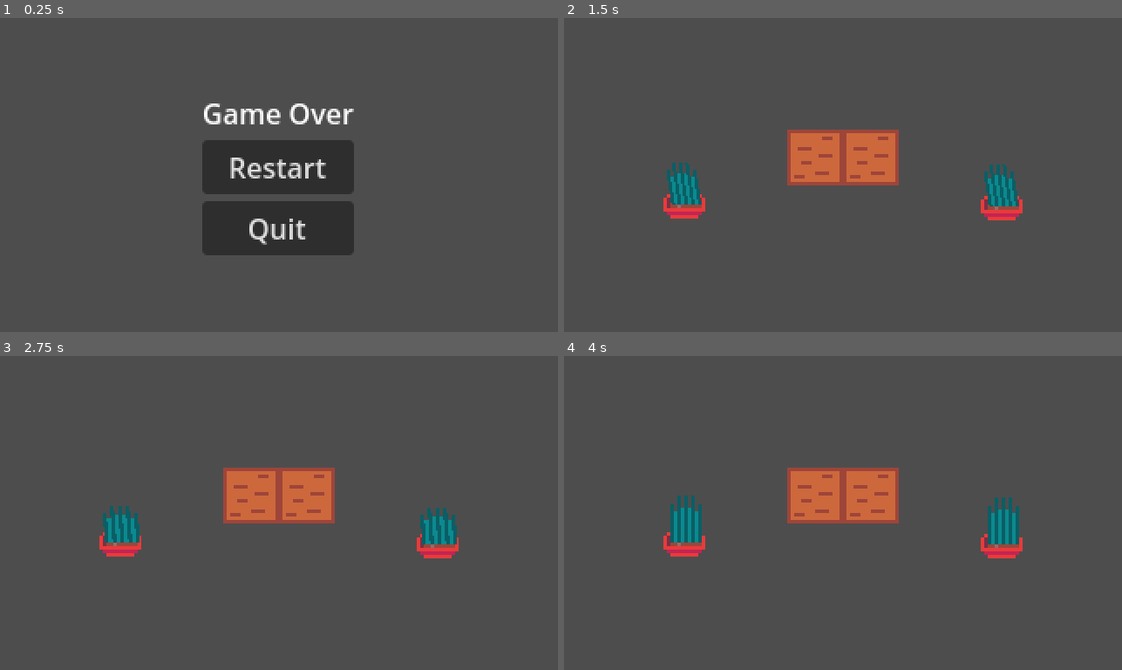
Above: before the commit, frames 1-4 (two rows, left to right).
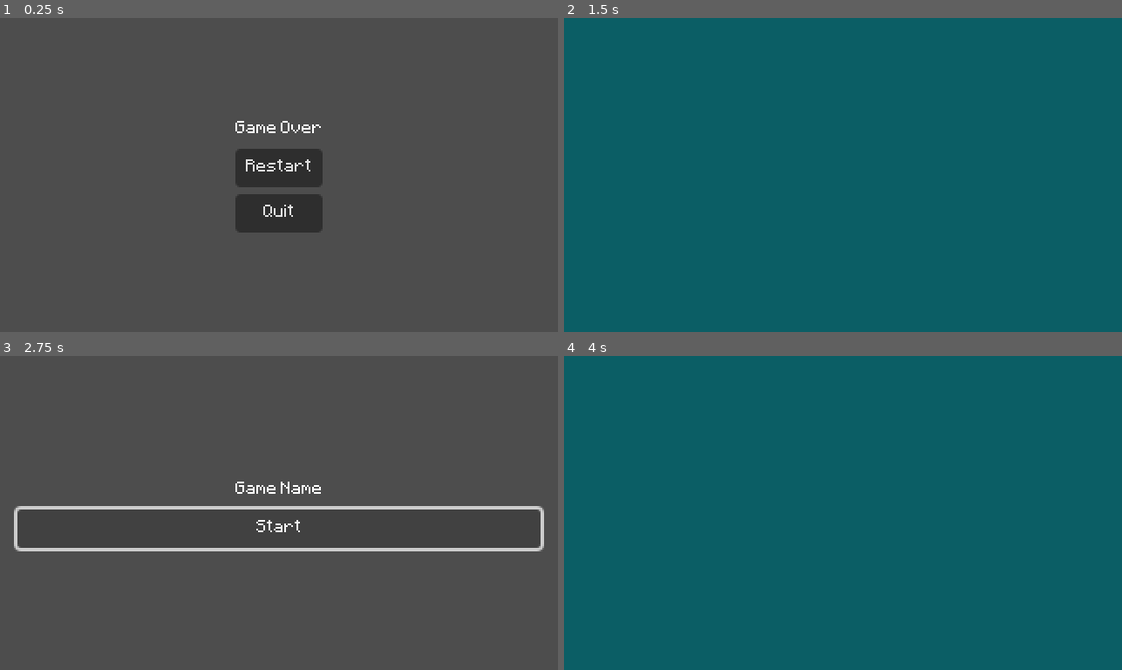
Above: after the commit, the same moments.

Repository: chybby/ldjam54
Game: Godot game, scene res://menus/game_over/game_over_screen.tscn
The game is run twice, just before and just after one commit, with the same random seed, the same clock (stepped at 60 frames per second) and the same inputs. This scene is started directly instead of the project's main scene.
Inputs (mouse positions are in pixels of both pictures, inside the frame that each line leads up to):
- Up to frame 1 (0.25 s): no input
- Up to frame 2 (1.5 s): click "Restart" at 0.5 s; click (843, 190) at 1.25 s, where only the run before the commit has a clickable "Start"
- Up to frame 3 (2.75 s): click (279, 528) at 2 s, where only the run after the commit has a clickable "Start"
- Up to frame 4 (4 s): click (843, 528) at 2.75 s, where only the run after the commit has a clickable "Start"; click (843, 528) at 3.5 s, where only the run after the commit has a clickable "Start"

The runs differ from the first frame. In frame 1, 8.0% of the frame differs, in the area x 36-64%, y 27-76%; in frame 2, 99%, in the area x 0-100%, y 0-100%; in frame 3, 7.3%; in frame 4, 99%.

Commit message:
Screen transition.

Diff:
--- a/scenes/game_events.tscn
+++ b/auto_load/game_events/game_events.tscn
@@ -1,6 +1,7 @@
 [gd_scene load_steps=2 format=3 uid="uid://dal6oa1iksem4"]
 
-[ext_resource type="Script" path="res://auto_load/game_events.gd" id="1_yoqtu"]
+[ext_resource type="Script" path="res://auto_load/game_events/game_events.gd" id="1_yoqtu"]
+
 
 [node name="GameEvents" type="Node"]
 script = ExtResource("1_yoqtu")
--- /dev/null
+++ b/auto_load/screen_transition/screen_transition.gd
@@ -0,0 +1,19 @@
+extends CanvasLayer
+
+signal transitioned_halfway
+
+@onready var animation_player: AnimationPlayer = %AnimationPlayer
+
+
+func emit_halfway() -> void:
+    transitioned_halfway.emit()
+
+
+func transition_to_scene(scene_file: String) -> void:
+    transition()
+    await transitioned_halfway
+    get_tree().change_scene_to_file(scene_file)
+
+
+func transition() -> void:
+    animation_player.play("default")
--- /dev/null
+++ b/auto_load/screen_transition/screen_transition.gdshader
@@ -0,0 +1,57 @@
+shader_type canvas_item;
+
+uniform float transition_progress: hint_range(0.0, 1.0);
+uniform vec4 transition_color: source_color;
+
+void fragment() {
+//    float checkerboard_zoom = 0.15;
+//    // Wow.
+//    if (transition_progress < 0.25) {
+//        if ((mod(UV.x, checkerboard_zoom) > transition_progress * checkerboard_zoom * 2.0) == (mod(UV.y, checkerboard_zoom) > transition_progress * checkerboard_zoom * 2.0)) {
+//            COLOR.a = 0.0;
+//        } else {
+//            COLOR = transition_color;
+//        }
+//    } else if (transition_progress < 0.5) {
+//        if ((mod(UV.x + checkerboard_zoom / 2.0, checkerboard_zoom) > transition_progress * checkerboard_zoom * 2.0) != (mod(UV.y, checkerboard_zoom) > transition_progress * checkerboard_zoom * 2.0)) {
+//            COLOR.a = 0.0;
+//        } else {
+//            COLOR = transition_color;
+//        }
+//    } else if (transition_progress < 0.75) {
+//        if ((mod(UV.x, checkerboard_zoom) > (transition_progress - 0.5) * checkerboard_zoom * 2.0) != (mod(UV.y, checkerboard_zoom) > (transition_progress - 0.5) * checkerboard_zoom * 2.0)) {
+//            COLOR.a = 0.0;
+//        } else {
+//            COLOR = transition_color;
+//        }
+//    } else {
+//        if ((mod(UV.x + checkerboard_zoom / 2.0, checkerboard_zoom) > (transition_progress - 0.5) * checkerboard_zoom * 2.0) == (mod(UV.y, checkerboard_zoom) > (transition_progress - 0.5) * checkerboard_zoom * 2.0)) {
+//            COLOR.a = 0.0;
+//        } else {
+//            COLOR = transition_color;
+//        }
+//    }
+
+    float circle_density = 10.0;
+
+    vec2 resolution = 1.0 / SCREEN_PIXEL_SIZE;
+
+    vec2 uv = FRAGCOORD.xy - resolution * 0.5;
+    uv /= resolution.x;
+
+    uv = mod(uv * circle_density, 1.0) - vec2(0.5, 0.5);
+
+    if (transition_progress < 0.5) {
+        if (length(uv) + 0.5 * UV.x + 0.5 * UV.y < transition_progress * 4.0) {
+            COLOR = transition_color;
+        } else {
+            COLOR.a = 0.0;
+        }
+    } else {
+        if (length(uv) + 0.5 * UV.x + 0.5 * UV.y < (transition_progress - 0.5) * 4.0) {
+            COLOR.a = 0.0;
+        } else {
+            COLOR = transition_color;
+        }
+    }
+}
--- /dev/null
+++ b/auto_load/screen_transition/screen_transition.tscn
@@ -0,0 +1,77 @@
+[gd_scene load_steps=7 format=3 uid="uid://csbpvx3615gdw"]
+
+[ext_resource type="Script" path="res://auto_load/screen_transition/screen_transition.gd" id="1_xkv3j"]
+[ext_resource type="Shader" path="res://auto_load/screen_transition/screen_transition.gdshader" id="2_jk6lr"]
+
+[sub_resource type="Animation" id="Animation_xn10c"]
+length = 0.001
+tracks/0/type = "bezier"
+tracks/0/imported = false
+tracks/0/enabled = true
+tracks/0/path = NodePath("ColorRect:material:shader_parameter/transition_progress")
+tracks/0/interp = 1
+tracks/0/loop_wrap = true
+tracks/0/keys = {
+"handle_modes": PackedInt32Array(0),
+"points": PackedFloat32Array(0, -0.25, 0, 0.25, 0),
+"times": PackedFloat32Array(0)
+}
+
+[sub_resource type="Animation" id="Animation_y5e1j"]
+resource_name = "default"
+length = 2.0
+tracks/0/type = "bezier"
+tracks/0/imported = false
+tracks/0/enabled = true
+tracks/0/path = NodePath("ColorRect:material:shader_parameter/transition_progress")
+tracks/0/interp = 1
+tracks/0/loop_wrap = true
+tracks/0/keys = {
+"handle_modes": PackedInt32Array(2, 2, 2, 2),
+"points": PackedFloat32Array(0, 0, 0, 0.3, 0, 0.5, -0.3, 0, 0.0666667, 0, 0.5, -0.0666667, 0, 0.3, 0, 1, -0.3, 0, 0, 0),
+"times": PackedFloat32Array(0, 0.9, 1.1, 2)
+}
+tracks/1/type = "method"
+tracks/1/imported = false
+tracks/1/enabled = true
+tracks/1/path = NodePath(".")
+tracks/1/interp = 1
+tracks/1/loop_wrap = true
+tracks/1/keys = {
+"times": PackedFloat32Array(0.9),
+"transitions": PackedFloat32Array(1),
+"values": [{
+"args": [],
+"method": &"emit_halfway"
+}]
+}
+
+[sub_resource type="AnimationLibrary" id="AnimationLibrary_d2vhy"]
+_data = {
+"RESET": SubResource("Animation_xn10c"),
+"default": SubResource("Animation_y5e1j")
+}
+
+[sub_resource type="ShaderMaterial" id="ShaderMaterial_po51b"]
+shader = ExtResource("2_jk6lr")
+shader_parameter/transition_progress = 0.0
+shader_parameter/transition_color = Color(0.0429688, 0.367188, 0.394531, 1)
+
+[node name="ScreenTransition" type="CanvasLayer"]
+layer = 10
+script = ExtResource("1_xkv3j")
+
+[node name="AnimationPlayer" type="AnimationPlayer" parent="."]
+unique_name_in_owner = true
+libraries = {
+"": SubResource("AnimationLibrary_d2vhy")
+}
+
+[node name="ColorRect" type="ColorRect" parent="."]
+material = SubResource("ShaderMaterial_po51b")
+anchors_preset = 15
+anchor_right = 1.0
+anchor_bottom = 1.0
+grow_horizontal = 2
+grow_vertical = 2
+mouse_filter = 2
--- a/main/main.gd
+++ b/main/main.gd
@@ -21,8 +21,10 @@
 
 
 func on_end_game() -> void:
-    get_tree().change_scene_to_file("res://menus/game_over/game_over_screen.tscn")
+    ScreenTransition.transition_to_scene("res://menus/game_over/game_over_screen.tscn")
 
 
 func on_load_next_level(level_scene: PackedScene) -> void:
+    ScreenTransition.transition()
+    await ScreenTransition.transitioned_halfway
     load_level(level_scene)
--- a/menus/game_over/game_over_screen.gd
+++ b/menus/game_over/game_over_screen.gd
@@ -10,8 +10,10 @@
 
 
 func on_restart_button_pressed() -> void:
-    get_tree().change_scene_to_file("res://menus/main_menu/main_menu_screen.tscn")
+    ScreenTransition.transition_to_scene("res://menus/main_menu/main_menu_screen.tscn")
 
 
 func on_quit_button_pressed() -> void:
+    ScreenTransition.transition()
+    await ScreenTransition.transitioned_halfway
     get_tree().quit()
--- a/menus/main_menu/main_menu_screen.gd
+++ b/menus/main_menu/main_menu_screen.gd
@@ -8,4 +8,4 @@
 
 
 func on_start_button_pressed() -> void:
-    get_tree().change_scene_to_file("res://main/main.tscn")
+    ScreenTransition.transition_to_scene("res://main/main.tscn")
--- a/project.godot
+++ b/project.godot
@@ -18,7 +18,8 @@
 
 [autoload]
 
-GameEvents="*res://scenes/game_events.tscn"
+GameEvents="*res://auto_load/game_events/game_events.tscn"
+ScreenTransition="*res://auto_load/screen_transition/screen_transition.tscn"
 
 [display]
 
@@ -30,6 +31,9 @@
 
 [gui]
 
+theme/custom="res://theme.tres"
+theme/custom_font="res://Minecraftia-Regular.ttf"
+theme/default_font_antialiasing=0
 common/drop_mouse_on_gui_input_disabled=true
 
 [input]
--- a/scenes/plant/grass_plant/grass_plant.gd
+++ b/scenes/plant/grass_plant/grass_plant.gd
@@ -38,6 +38,7 @@
     # Grass is satisfied if on normal soil.
     return set_satisfied(tile_map.get_soil(plant_position) == tile_map.SOIL_NORMAL)
 
+
 func _on_area_2d_mouse_entered():
     GameEvents.emit_plant_area_entered(INFO_TEXT)
 
--- a/scenes/plant/sprig_plant/sprig_plant.gd
+++ b/scenes/plant/sprig_plant/sprig_plant.gd
@@ -35,10 +35,8 @@
 
 
 func _on_area_2d_mouse_entered():
-    print("spring entered")
     GameEvents.emit_plant_area_entered(INFO_TEXT)
 
 
 func _on_area_2d_mouse_exited():
-    print("sprig exited")
     GameEvents.emit_plant_area_exited()
Binary file changed: assets/spritesheet.png
Renamed: auto_load/game_events.gd -> auto_load/game_events/game_events.gd
Not shown: 1 places in main/main.tscn that only renumber resources
Not shown: 1 places in menus/main_menu/main_menu_screen.tscn that only renumber resources
Binary file changed: spritesheet.aseprite
Not shown: 1 places in theme.tres that only renumber resources
